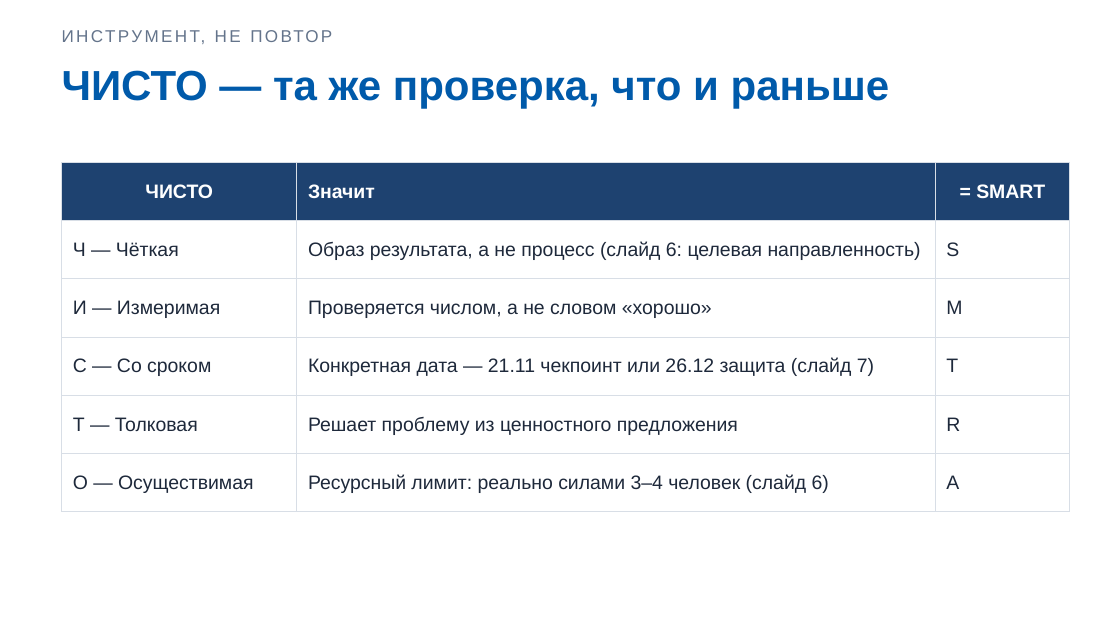
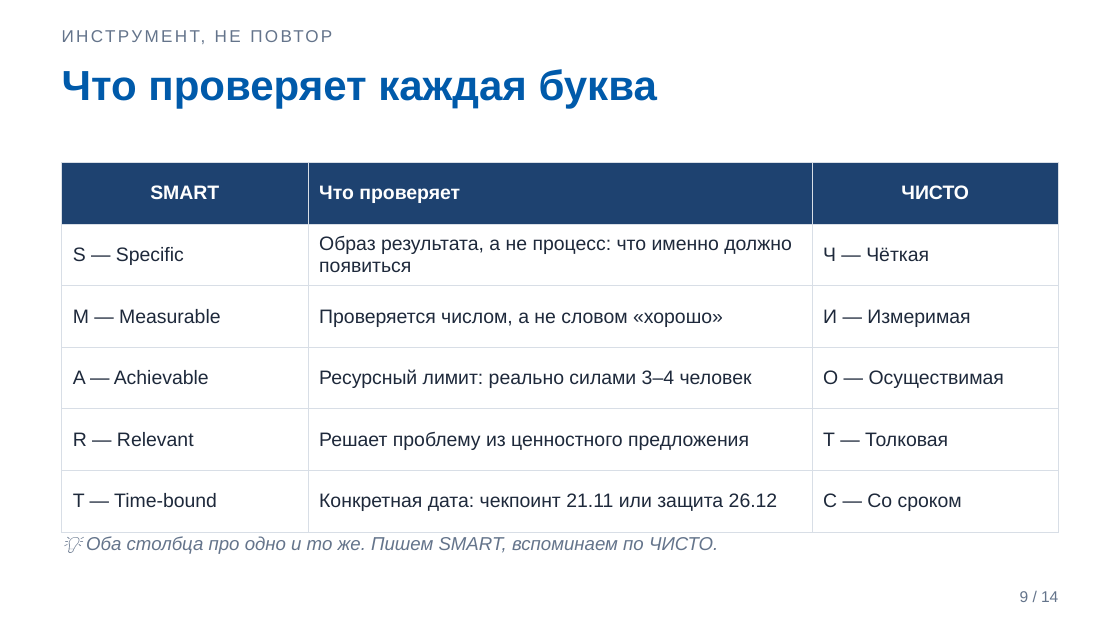
Before and after one commit to DimaMuhannad/OPD, a slide deck: slide 9 of zanyatiya/Zanyatie_02_Praktika1_Slaydy.pptx (slide 8 before the commit). Drawn at 1120x630 pixels with LibreOffice and Linux fonts; fonts in the diff are those of the drawing. Boxes give left, top, right and bottom in pixels: in the first picture for what was removed or moved away, otherwise in the second. Text is boxed around its words. In the diff, an @@ line names an element or a change of style, - is before the commit and + after.

```diff
--- a/zanyatiya/Zanyatie_02_Praktika1_Slaydy.pptx
+++ b/zanyatiya/Zanyatie_02_Praktika1_Slaydy.pptx
@@ text at [62, 69, 657, 109]: text changed @@
-ЧИСТО — та же проверка, что и раньше
+Что проверяет каждая буква
@@ table at [62, 162, 1058, 515] @@
-row 1: ЧИСТО | Значит | = SMART
+row 1: SMART | Что проверяет | ЧИСТО
-row 2: Ч — Чёткая | Образ результата, а не процесс (слайд 6: целевая направленность) | S
+row 2: S — Specific | Образ результата, а не процесс: что именно должно появиться | Ч — Чёткая
-row 3, column 1: И — Измеримая
+row 3, column 1: M — Measurable
-row 3, column 3: M
+row 3, column 3: И — Измеримая
-row 4: С — Со сроком | Конкретная дата — 21.11 чекпоинт или 26.12 защита (слайд 7) | T
+row 4: A — Achievable | Ресурсный лимит: реально силами 3–4 человек | О — Осуществимая
-row 5, column 1: Т — Толковая
+row 5, column 1: R — Relevant
-row 5, column 3: R
+row 5, column 3: Т — Толковая
-row 6: О — Осуществимая | Ресурсный лимит: реально силами 3–4 человек (слайд 6) | A
+row 6: T — Time-bound | Конкретная дата: чекпоинт 21.11 или защита 26.12 | С — Со сроком
@@ table: place and size @@
-table at [62, 162, 1070, 497]
+table at [62, 162, 1058, 515]
@@ text added at [86, 536, 718, 554], 12 pt, text #64748B, italic @@
+💡 Оба столбца про одно и то же. Пишем SMART, вспоминаем по ЧИСТО.
@@ text added at [1020, 591, 1058, 602], 10 pt, text #64748B @@
+9 / 14
```
Also in this commit, not shown: 8 other slides changed, 4 slides added, 2 slides removed, 5 other files.
